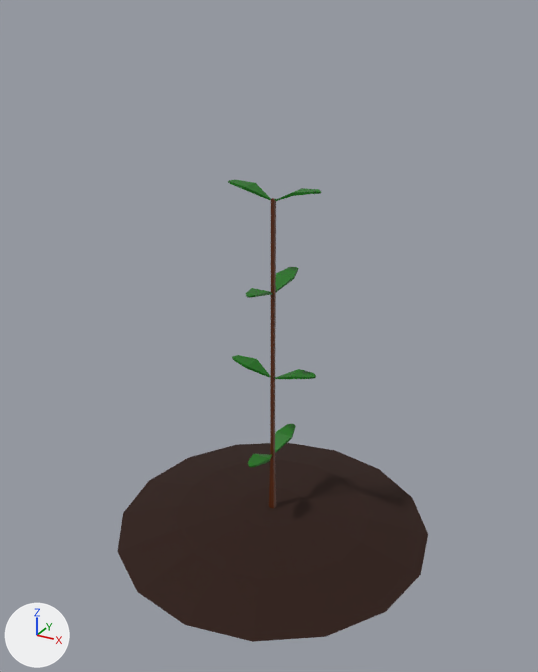
The glTF model assets/models/trees/TreeStage2.glb: old version first, new version second.
The view is the same before and after, from a 50 mm camera at (0.886, -1.633, 1.438) aimed at (-0.004, -0.016, 0.629). Every picture has the same lights, and +X, +Y and +Z are marked at lower left. Where no turn or scale is listed for an object, it has been applied to the vertices.

The older version as bpy lines, for what is in view:
```python
ob_cone = bpy.data.objects.new('Cone', me_cone)
ob_cone.location = (0.0, 0.0, 0.0)
ob_cube = bpy.data.objects.new('Cube', me_cube_001)
ob_cube.location = (0.0, 0.0, 0.0)
ob_cube_001 = bpy.data.objects.new('Cube.001', me_cube_003)
ob_cube_001.location = (0.0, 0.0, 0.25)
ob_cube_002 = bpy.data.objects.new('Cube.002', me_cube_004)
ob_cube_002.location = (0.0, 0.0, 0.5)
ob_cube_003 = bpy.data.objects.new('Cube.003', me_cube_005)
ob_cube_003.location = (0.0, 0.0, 0.75)
```
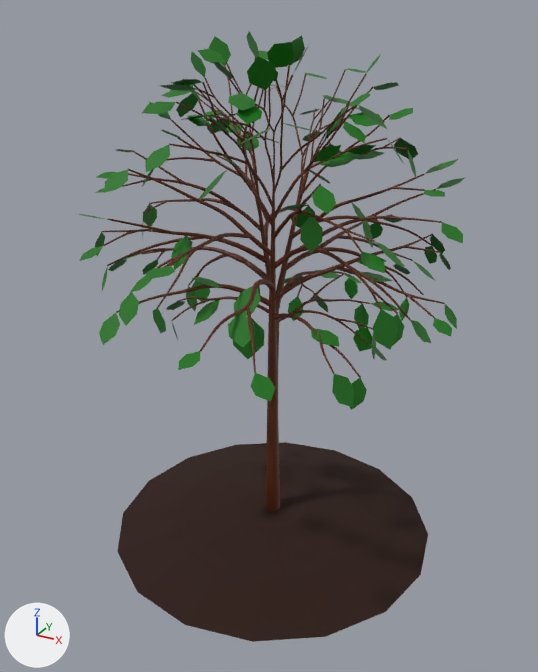
Edits to the scene script, one JSON object a line:
```json
{"op": "add", "block": "me_leaves_003", "code": ["me_leaves_003 = bpy.data.meshes.new('leaves.003')", "me_leaves_003.from_pydata(...)  # 876 vertices, 584 faces; spans x -0.579..0.486, y -0.577..0.565, z 0.529..1.39", "me_leaves_003.materials.append(mat_leaf)  # dark green #097000"]}
{"op": "add", "block": "me_tree_003", "code": ["me_tree_003 = bpy.data.meshes.new('tree.003')", "me_tree_003.from_pydata(...)  # 12264 vertices, 22656 faces; spans x -0.5..0.438, y -0.521..0.495, z 0.0..1.327", "me_tree_003.materials.append(mat_wood)  # brown #5a2600"]}
{"op": "remove", "block": "ob_cube", "code": ["ob_cube = bpy.data.objects.new('Cube', me_cube_001)", "ob_cube.location = (0.0, 0.0, 0.0)"]}
{"op": "remove", "block": "ob_cube_001", "code": ["ob_cube_001 = bpy.data.objects.new('Cube.001', me_cube_003)", "ob_cube_001.location = (0.0, 0.0, 0.25)"]}
{"op": "remove", "block": "ob_cube_002", "code": ["ob_cube_002 = bpy.data.objects.new('Cube.002', me_cube_004)", "ob_cube_002.location = (0.0, 0.0, 0.5)"]}
{"op": "remove", "block": "ob_cube_003", "code": ["ob_cube_003 = bpy.data.objects.new('Cube.003', me_cube_005)", "ob_cube_003.location = (0.0, 0.0, 0.75)"]}
{"op": "add", "block": "ob_leaves_003", "code": ["ob_leaves_003 = bpy.data.objects.new('leaves.003', me_leaves_003)", "ob_leaves_003.location = (0.0, 0.0, 0.0)"]}
{"op": "add", "block": "ob_tree", "code": ["ob_tree = bpy.data.objects.new('tree', me_tree_003)", "ob_tree.location = (0.0, 0.0, 0.0)"]}
```

Boxes (x1, y1, x2, y2) around the edits, measured in the pictures (538 x 672 px):
```json
{"object": "leaves.003", "change": "added", "after": [79, 31, 466, 410], "on screen": "green"}
{"object": "tree", "change": "added", "after": [101, 58, 445, 511], "on screen": "brown"}
{"object": "Cube.001", "change": "deleted", "before": [232, 355, 316, 455], "faces in mat_leaf (dark green #097000)": [232, 355, 316, 379], "faces in mat_wood (brown #5a2600)": [270, 377, 275, 455]}
{"object": "Cube.003", "change": "deleted", "before": [228, 180, 321, 293], "faces in mat_leaf (dark green #097000)": [228, 180, 321, 201], "faces in mat_wood (brown #5a2600)": [271, 198, 276, 293]}
{"object": "Cube", "change": "deleted", "before": [248, 424, 296, 509], "faces in mat_leaf (dark green #097000)": [248, 424, 296, 467], "faces in mat_wood (brown #5a2600)": [269, 454, 276, 509]}
{"object": "Cube.002", "change": "deleted", "before": [246, 267, 298, 378], "faces in mat_leaf (dark green #097000)": [246, 267, 298, 298], "faces in mat_wood (brown #5a2600)": [271, 292, 276, 378]}
```
